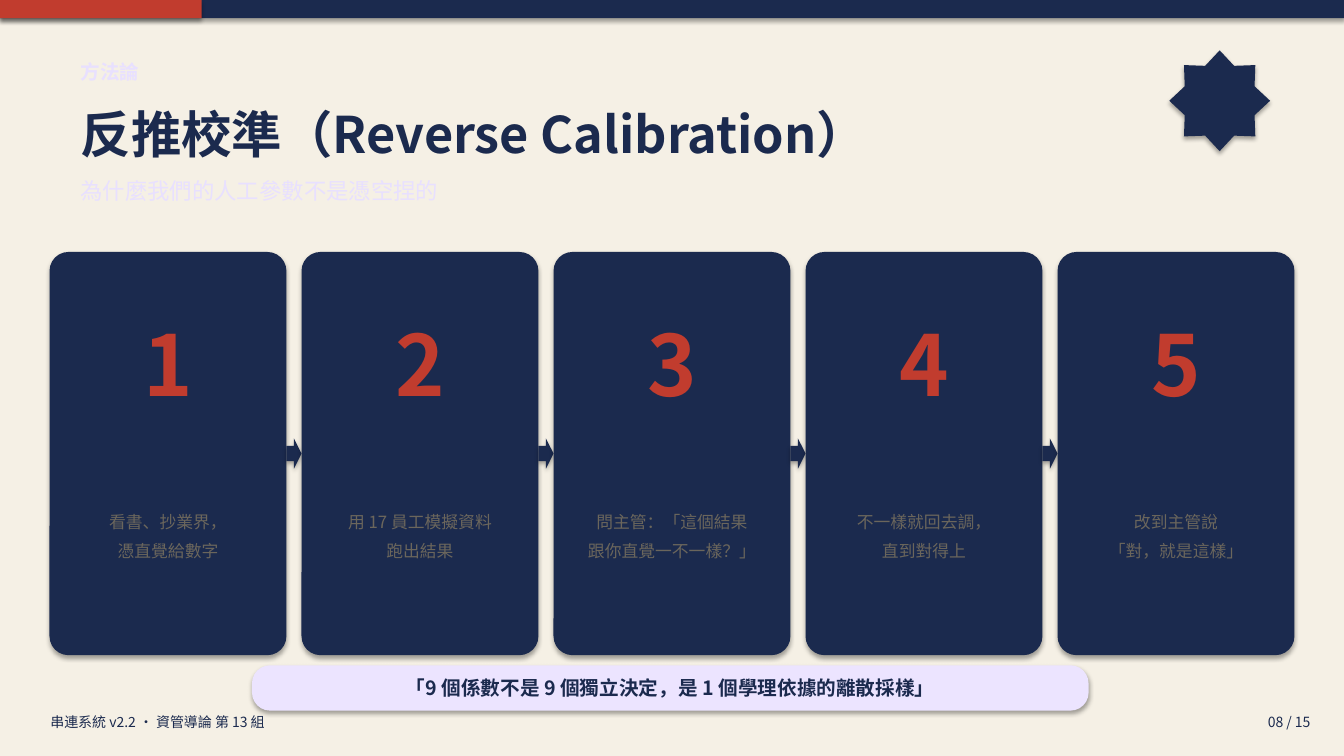
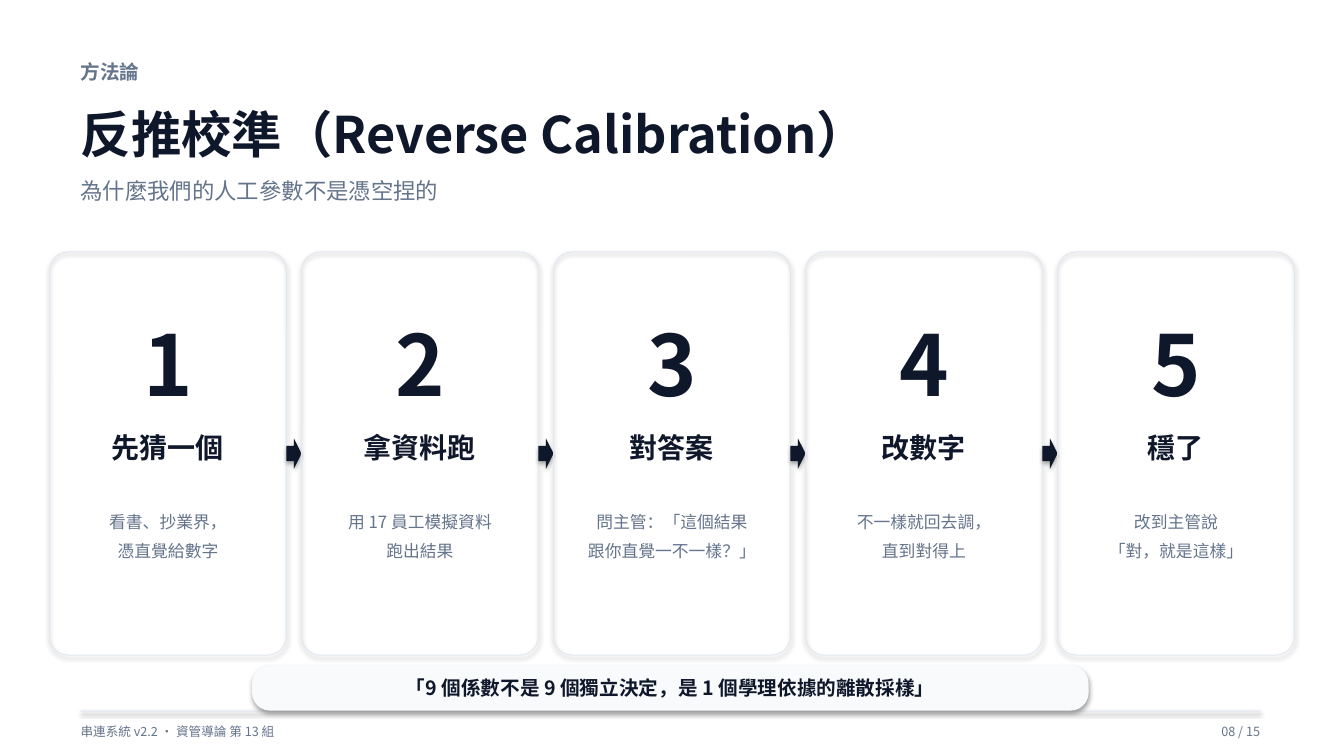
Before and after one commit to Peter2594/chuanlien-system-v2, a slide deck: slide 8 of docs/串連系統_簡報.pptx. Drawn at 1344x756 pixels with LibreOffice and Linux fonts; fonts in the diff are those of the drawing. Boxes give left, top, right and bottom in pixels: in the first picture for what was removed or moved away, otherwise in the second. Text is boxed around its words. In the diff, an @@ line names an element or a change of style, - is before the commit and + after.

```diff
--- a/docs/串連系統_簡報.pptx
+++ b/docs/串連系統_簡報.pptx
@@ rectangle at (x1=0, y1=0, x2=1344, y2=756): fill #F5F0E5 to #FFFFFF @@
@@ rectangle removed at (x1=0, y1=0, x2=202, y2=18) @@
@@ star removed at (x1=1170, y1=50, x2=1270, y2=151) @@
@@ text added at (x1=81, y1=62, x2=140, y2=81), 14 pt, text #64748B, bold @@
+方法論
@@ text "反推校準（Reverse Calibration）" at (x1=81, y1=109, x2=868, y2=158): text colour #1B2A4E to #0F172A @@
@@ text added at (x1=81, y1=180, x2=439, y2=201), 16 pt, text #64748B @@
+為什麼我們的人工參數不是憑空捏的
@@ fill #1B2A4E to none; outline none to #E2E8F0 0.75 pt in 5 elements at (x1=49, y1=252, x2=286, y2=655), (x1=301, y1=252, x2=538, y2=655), (x1=554, y1=252, x2=790, y2=655), (x1=806, y1=252, x2=1043, y2=655), (x1=1058, y1=252, x2=1295, y2=655) @@
@@ text colour #C13C2E to #0F172A in 5 elements at (x1=143, y1=333, x2=193, y2=396), (x1=395, y1=332, x2=445, y2=396), (x1=647, y1=332, x2=697, y2=397), (x1=899, y1=333, x2=949, y2=396), (x1=1151, y1=333, x2=1201, y2=397) @@
@@ text added at (x1=112, y1=434, x2=224, y2=461), 20 pt, text #0F172A, bold @@
+先猜一個
@@ text added at (x1=364, y1=434, x2=476, y2=461), 20 pt, text #0F172A, bold @@
+拿資料跑
@@ text added at (x1=630, y1=434, x2=714, y2=461), 20 pt, text #0F172A, bold @@
+對答案
@@ text added at (x1=882, y1=434, x2=966, y2=461), 20 pt, text #0F172A, bold @@
+改數字
@@ fill #1B2A4E to #0F172A in 4 elements at (x1=286, y1=439, x2=301, y2=469), (x1=538, y1=439, x2=554, y2=469), (x1=790, y1=439, x2=806, y2=469), (x1=1043, y1=439, x2=1058, y2=469) @@
@@ text added at (x1=1148, y1=434, x2=1204, y2=461), 20 pt, text #0F172A, bold @@
+穩了
@@ text colour #6B665C to #64748B in 5 elements at (x1=109, y1=514, x2=227, y2=559), (x1=348, y1=514, x2=492, y2=559), (x1=588, y1=514, x2=756, y2=559), (x1=857, y1=514, x2=991, y2=559), (x1=1109, y1=514, x2=1243, y2=559) @@
@@ rounded rectangle "「9 個係數不是 9 個獨立決定，是 1 ..." at (x1=252, y1=665, x2=1089, y2=711): text colour #1B2A4E to #0F172A; fill #ECE4FF to #F8FAFC @@
@@ rectangle resized from (x1=0, y1=0, x2=1344, y2=18) to (x1=81, y1=711, x2=1260, y2=712) @@
@@ rectangle at (x1=81, y1=711, x2=1260, y2=712): fill #1B2A4E to #E2E8F0 @@
@@ text "串連系統 v2.2 · 資管導論 第 ..." moved from (x1=50, y1=715, x2=265, y2=728) to (x1=81, y1=725, x2=275, y2=737) @@
@@ text "串連系統 v2.2 · 資管導論 第 ..." at (x1=81, y1=725, x2=275, y2=737): size 10 to 9 pt, text colour #1B2A4E to #64748B @@
@@ text "08 / 15" at (x1=1221, y1=726, x2=1260, y2=736): size 10 to 9 pt, text colour #1B2A4E to #64748B @@
@@ text "08 / 15" moved from (x1=1268, y1=716, x2=1311, y2=727) to (x1=1221, y1=726, x2=1260, y2=736) @@
```
Also in this commit, not shown: 14 other slides changed, 1 other file.
